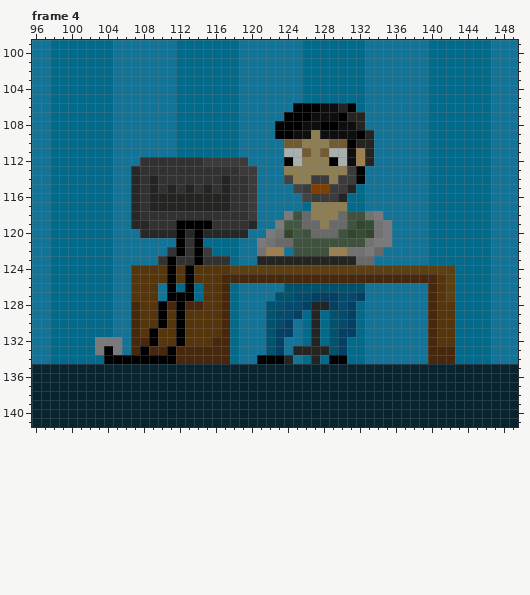
Edited in one commit: pixel-art file (src/sprites/level0/level0.ase). This is how it looked before the edit.
320x180 pixels, 8 frames. Colours within 5 levels of each other are drawn and written as one. Shown: frame 4: x 96..149, y 99..141. The commit also changed other frames or places, which this record leaves out.
After the commit:
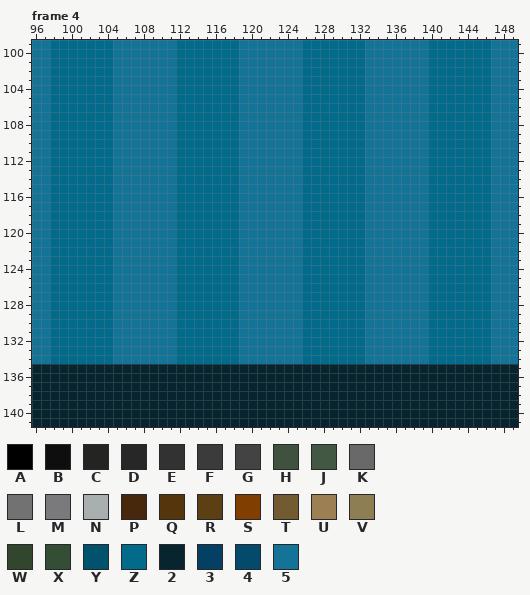
Palette (. is transparent): A #000000  B #0e0e0e  C #242422  D #272728  E #323233  F #3a3b3a  G #434344  H #3e523d  J #435843  K #69696a  L #727273  M #7a7a7c  N #a9aeae  P #47280c  Q #55350c  R #5c3f12  S #803e00  T #725b30  U #9c7f53  V #8d7f53  W #31462d  X #334e34  Y #00526d  Z #026b8c  2 #07242f  3 #044064  4 #044a6d  5 #147498
Difference:
layer "Developer behind the desk/Desk" now hidden
layer "Developer behind the desk/Developer" now hidden
layer "Developer behind the desk/Right arm" now hidden
layer "Developer behind the desk/Left arm" now hidden
layer "Developer behind the desk/Comp" now hidden
layer "Developer behind the desk/Chair" now hidden
layer "Developer behind the desk/Bottom" now hidden
Changed rows in their new state; - is an unchanged pixel.
Frame 4:
first column x 103:
106 ----------------------5ZZZZZZ-----------
107 ---------------------55ZZZZZZZ----------
108 --------------------555ZZZZZZZ----------
109 --------------------555ZZZZZZZ5---------
110 ---------------------55ZZZZZZZ5---------
111 ---------------------55ZZZZZZZ5---------
112 -----5555ZZZZZZZ5----55ZZZZZZZ5---------
113 ----55555ZZZZZZZ55---55ZZZZZZZ----------
114 ----55555ZZZZZZZ55---55ZZZZZZZ----------
115 ----55555ZZZZZZZ55----5ZZZZZZ-----------
116 ----55555ZZZZZZZ55-----ZZZZZ------------
117 ----55555ZZZZZZZ55------ZZZZ------------
118 ----55555ZZZZZZZ55---55ZZZZZZZ55--------
119 ----55555ZZZZZZZ55--555ZZZZZZZ555-------
120 -----5555ZZZZZZZ5--5555ZZZZZZZ555-------
121 ---------ZZZ------55555ZZZZZZZ555-------
122 --------5ZZZZ-----555-5ZZZZZZZ55--------
123 -------55ZZZZZZ---55555ZZZZZZZ5---------
124 ----55555ZZZZZZZ5555555ZZZZZZZ5555555ZZZ
125 ----55555ZZZZZZZ5555555ZZZZZZZ5555555ZZZ
126 ----555-5-Z-ZZZ------55ZZZZZZZ-------ZZZ
127 ----555-5ZZ-ZZZ-----555ZZZZZZZ-------ZZZ
128 ----55555ZZZZZZ----5555ZZZZZZ--------ZZZ
129 ----55555ZZZZZZ----5555-Z-ZZZ--------ZZZ
130 ----55555ZZZZZZ----555--Z-ZZZ--------ZZZ
131 ----55555ZZZZZZ----555--Z-ZZZ--------ZZZ
132 ZZ5-55555ZZZZZZ----55---Z-ZZ---------ZZZ
133 ZZ5-55555ZZZZZZ----55-5ZZZZZ---------ZZZ
134 -Z5555555ZZZZZZ---5555--Z-ZZ---------ZZZ
Where, in picture pixels (left, top, right, bottom), the same in both pictures:
changed: (95, 103, 455, 364)
